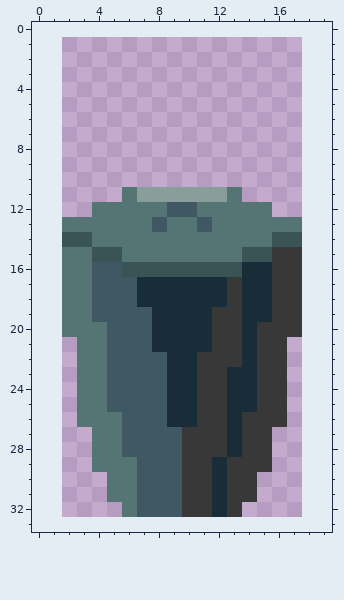
Two versions of one pixel-art sprite, assets/environment/trash_can.png. The first picture shows the starting point.
The file is 16x32 pixels. The old version is drawn lined up with the new one, on the new canvas.
After:
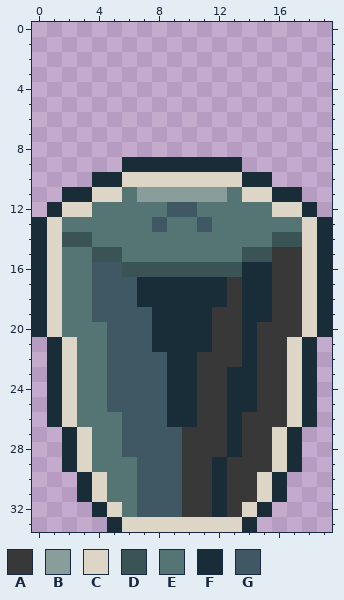
Palette (. is transparent): A #383838  B #899e9b  C #ddd6c6  D #3a5354  E #557575  F #192d38  G #405764
Log entry: Trashcan outline
From old to new:
canvas 16x32 -> 20x34, the old top-left corner now at 2,1
@@ x 0..19 @@
  8 ....................
- 9 ....................
-10 ....................
-11 ......EBBBBBBE......
-12 ....EEEEEGGEEEEE....
-13 ..EEEEEEGEEGEEEEEE..
-14 ..DDEEEEEEEEEEEEDD..
-15 ..EEDDEEEEEEEEDDAA..
-16 ..EEGGDDDDDDDDFFAA..
-17 ..EEGGGFFFFFFAFFAA..
-18 ..EEGGGFFFFFFAFFAA..
-19 ..EEGGGGFFFFAAFFAA..
-20 ..EEEGGGFFFFAAFAAA..
-21 ...EEGGGFFFFAAFAA...
-22 ...EEGGGGFFAAAFAA...
-23 ...EEGGGGFFAAFFAA...
-24 ...EEGGGGFFAAFFAA...
-25 ...EEGGGGFFAAFFAA...
-26 ...EEEGGGFFAAFAAA...
-27 ....EEGGGGAAAFAA....
-28 ....EEGGGGAAAFAA....
-29 ....EEEGGGAAFAAA....
-30 .....EEGGGAAFAA.....
-31 .....EEGGGAAFAA.....
-32 ......EGGGAAFA......
-33 ....................
+ 9 ......FFFFFFFF......
+10 ....FFCCCCCCCCFF....
+11 ..FFCCEBBBBBBECCFF..
+12 .FCCEEEEEGGEEEEECCF.
+13 FCEEEEEEGEEGEEEEEECF
+14 FCDDEEEEEEEEEEEEDDCF
+15 FCEEDDEEEEEEEEDDAACF
+16 FCEEGGDDDDDDDDFFAACF
+17 FCEEGGGFFFFFFAFFAACF
+18 FCEEGGGFFFFFFAFFAACF
+19 FCEEGGGGFFFFAAFFAACF
+20 FCEEEGGGFFFFAAFAAACF
+21 .FCEEGGGFFFFAAFAACF.
+22 .FCEEGGGGFFAAAFAACF.
+23 .FCEEGGGGFFAAFFAACF.
+24 .FCEEGGGGFFAAFFAACF.
+25 .FCEEGGGGFFAAFFAACF.
+26 .FCEEEGGGFFAAFAAACF.
+27 ..FCEEGGGGAAAFAACF..
+28 ..FCEEGGGGAAAFAACF..
+29 ..FCEEEGGGAAFAAACF..
+30 ...FCEEGGGAAFAACF...
+31 ...FCEEGGGAAFAACF...
+32 ....FCEGGGAAFACF....
+33 .....FCCCCCCCCF.....
Boxes around the changes in both pictures, in picture pixels (x1, y1, x2, y2):
added: (32, 157, 332, 532)
